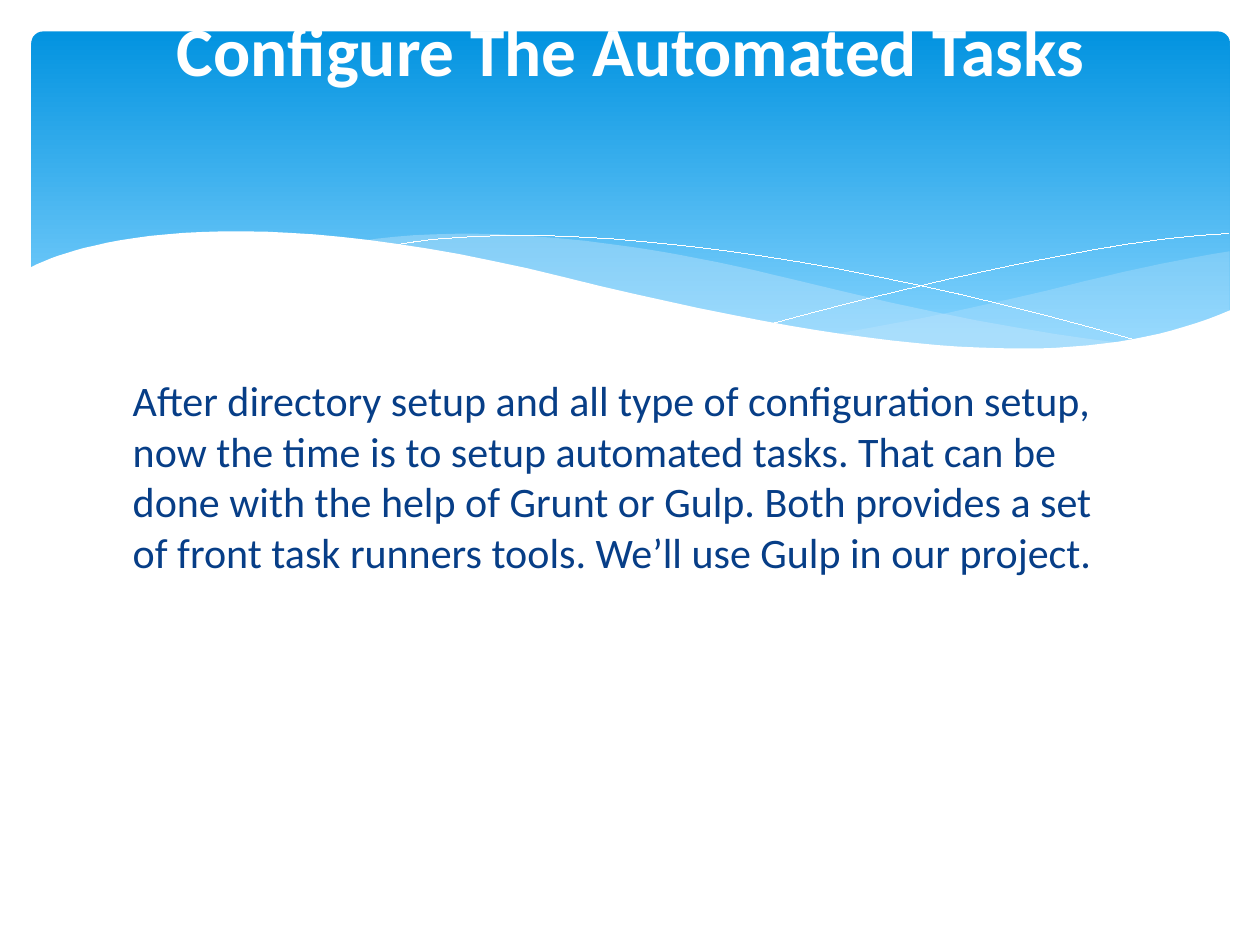
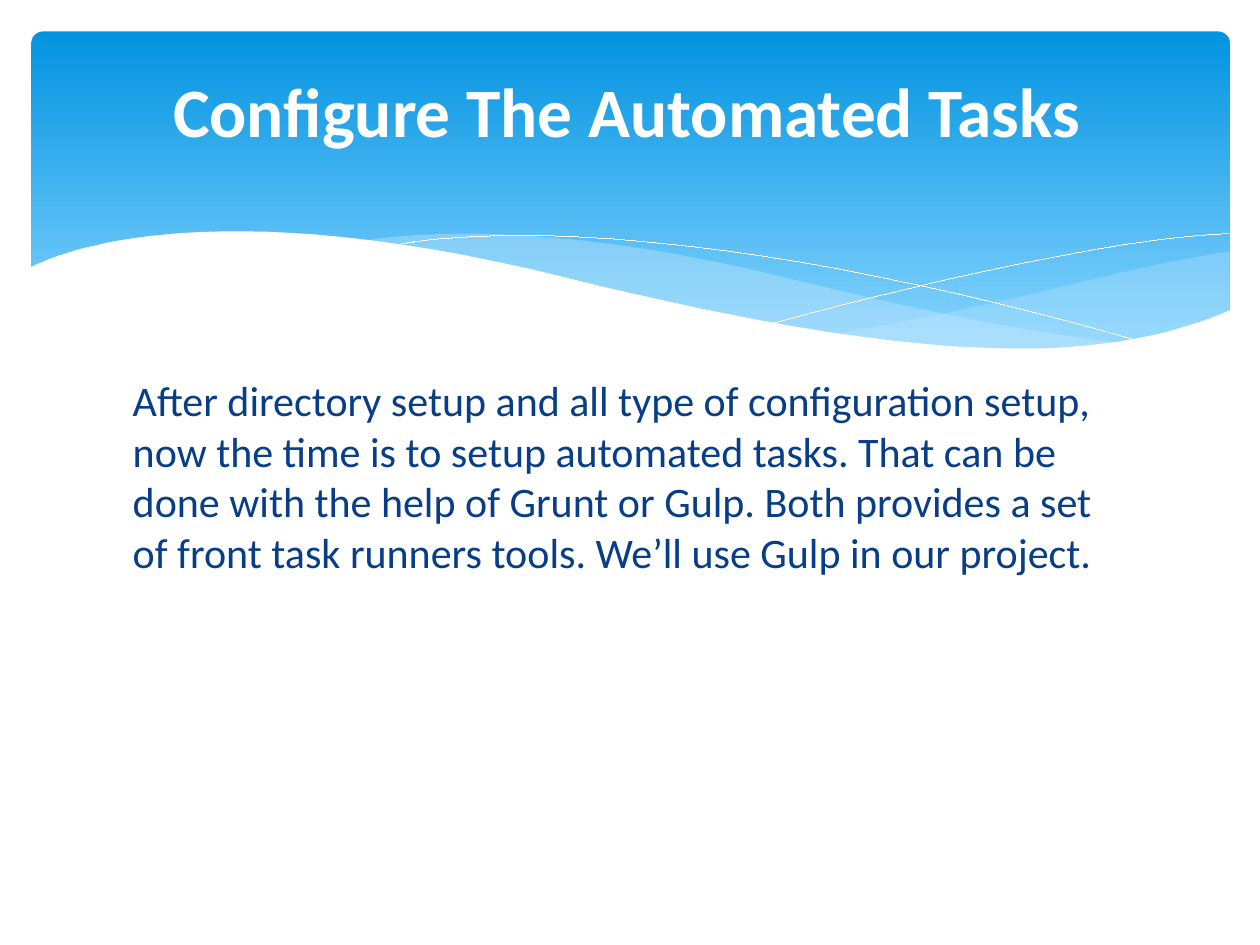
Before and after one commit to sintu-patel/project-scaffolding, a slide deck: slide 18 of dev/docs/Setup Gulp in Front End Project.pptx. Drawn at 1260x945 pixels with LibreOffice and Linux fonts; fonts in the diff are those of the drawing. Boxes give left, top, right and bottom in pixels: in the first picture for what was removed or moved away, otherwise in the second. Text is boxed around its words. In the diff, an @@ line names an element or a change of style, - is before the commit and + after.

```diff
--- a/dev/docs/Setup Gulp in Front End Project.pptx
+++ b/dev/docs/Setup Gulp in Front End Project.pptx
@@ title "Configure The Automated Tasks" rewrapped from <box>177,19,1084,88</box> to <box>173,88,1080,149</box> @@
```
Also in this commit, not shown: 5 other slides changed.
